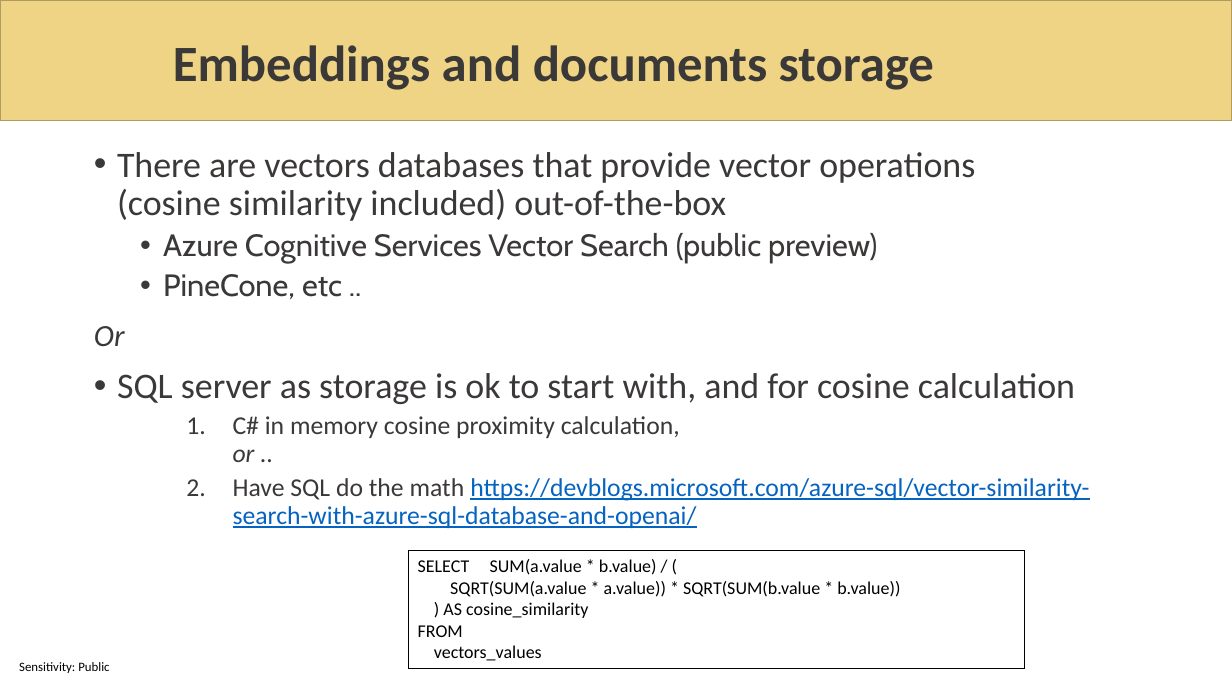
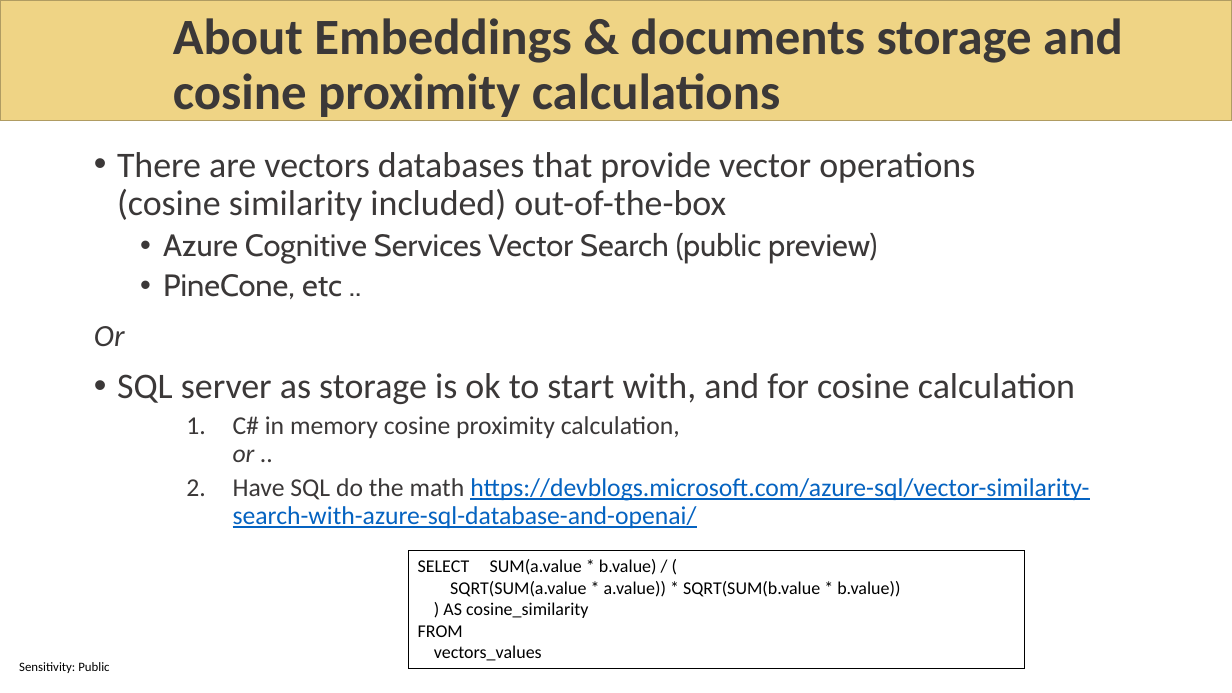
Before and after one commit to sabbadino/AzureDay2023Torino, a slide deck: slide 21 of sessions/room1_15_30/azure-day-ChatBot.pptx (slide 20 before the commit). Drawn at 1232x693 pixels with LibreOffice and Linux fonts; fonts in the diff are those of the drawing; background and template pictures are left out. Boxes give left, top, right and bottom in pixels: in the first picture for what was removed or moved away, otherwise in the second. Text is boxed around its words. In the diff, an @@ line names an element or a change of style, - is before the commit and + after.

```diff
--- a/sessions/room1_15_30/azure-day-ChatBot.pptx
+++ b/sessions/room1_15_30/azure-day-ChatBot.pptx
@@ title at (173,18,1123,121): text changed @@
-Embeddings and documents storage
+About Embeddings & documents storage and cosine proximity calculations
```
Also in this commit, not shown: 9 other slides changed, 2 slides added, 3 slides removed, 1 other file.
